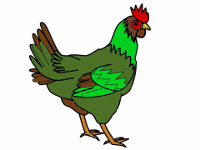
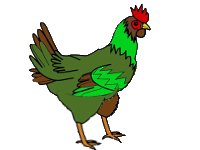
Comparing the layer stacks of the two 200 × 150 images. Changes:
painted on "Layer" over [55, 78, 134, 150]
added layer "Visible #1" above "Layer #1" over [83, 93, 126, 143]
hid "Layer #1" over [61, 97, 104, 141]
painted on "Background" over [28, 3, 151, 150]
